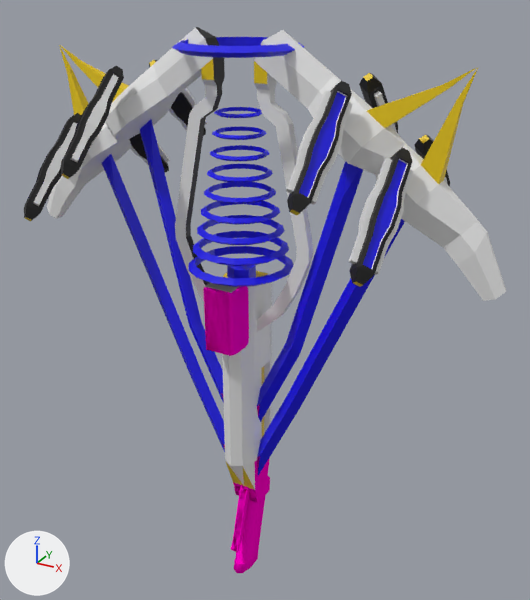
The Blender file devsrc/blender_files/jdeivid/ruina/v2/laser_cannon_v2.blend, before and after one commit.
Both versions are drawn from a camera (50 mm lens) standing at (37.6, -61.1, 56.1) and looking at (1.4, 4.6, 23.3). Arrows for +X, +Y and +Z are at lower left; the lights stay in place. The picture after the commit comes second.

Before the edit, the objects in view are built like this:
```python
me_c_ai_flamethrower = bpy.data.meshes.new('c_ai_flamethrower')
me_c_ai_flamethrower.from_pydata(...)  # 1218 vertices, 1339 faces, 2 loose edges; spans x -27.3..1.9, y -10.4..13.9, z -13.2..51.7
# faces by material slot: [265, 357, 50, 325, 342]
me_c_ai_flamethrower.materials.append(mat_c_ai_flamethrower)  # pink #fc00c4
me_c_ai_flamethrower.materials.append(mat_painted_wood_01)  # white #e7e7e7
me_c_ai_flamethrower.materials.append(mat_c_frying_pan_gold_001)  # yellow #e7c605
me_c_ai_flamethrower.materials.append(mat_blue_001)  # blue #0c00e7
me_c_ai_flamethrower.materials.append(mat_black)  # black #000000
ob_laser_cannon_v2 = bpy.data.objects.new('laser_cannon_v2', me_c_ai_flamethrower)
ob_laser_cannon_v2.location = (0.0, 0.0, 0.0)
_m = ob_laser_cannon_v2.modifiers.new('Mirror', 'MIRROR')
_m.use_clip = True
```
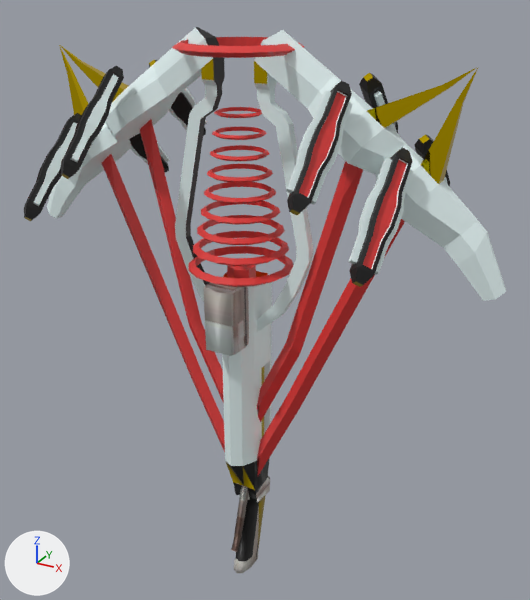
Patch to the scene script:
```diff
--- a/devsrc/blender_files/jdeivid/ruina/v2/laser_cannon_v2.blend.py
+++ b/devsrc/blender_files/jdeivid/ruina/v2/laser_cannon_v2.blend.py
@@ mat_c_invasion_wrangler_laser @@
+mat_c_invasion_wrangler_laser = principled_material('c_invasion_wrangler_laser')
+mat_c_invasion_wrangler_laser.texture = img_c_invasion_wrangler_laser_png  # with its transparency
@@ mat_gold_player @@
+mat_gold_player = principled_material('gold_player')
+mat_gold_player.base_color = (0.8, 0.563, 0.00155)  # yellow #e7c605
+mat_gold_player.metallic = 1.0
+mat_gold_player.roughness = 0.0
@@ me_c_ai_flamethrower @@
-me_c_ai_flamethrower.from_pydata(...)  # 1218 vertices, 1339 faces, 2 loose edges; spans x -27.3..1.9, y -10.4..13.9, z -13.2..51.7
-me_c_ai_flamethrower.materials.append(mat_c_frying_pan_gold_001)  # yellow #e7c605
+me_c_ai_flamethrower.from_pydata(...)  # 1168 vertices, 1216 faces, 2 loose edges; spans x -27.3..0.0, y -10.4..13.9, z -13.2..51.7
+# me_c_ai_flamethrower part 1
+# 83 vertices are removed from x -1.6..1.9, y -3.1..6.2, z -13.2..27.0
+# 172 faces are deleted
+# 11 vertices are added at x -1.0..0.0, y -3.1..6.2, z -13.0..27.0
+# 14 new vertices lie (0.4, 0.0, 0.0) away from vertices in x -0.4, y -0.8..3.3, z -13.2..-1.5
+# 8 new vertices lie (1.6, 0.0, 0.0) away from vertices in x -1.6, y -2.3..0.3, z 19.7..27.0
+# 38 new faces join them, mat_painted_wood_01 (picture img_painted_wood_01_png)
+# 4 new faces join them, mat_gold_player (yellow #e7c605)
+# 7 new faces join them, mat_black (black #000000)
+# me_c_ai_flamethrower part 2: 86 faces spanning x -1.9..0.0, y -3.1..6.2, z -13.2..27.0 switch from mat_c_ai_flamethrower (pink #fc00c4) to mat_painted_wood_01 (picture img_painted_wood_01_png)
+# me_c_ai_flamethrower part 3: 10 faces spanning x -2.3..0.0, y 0.4..5.5, z -11.5..4.0 switch from mat_c_ai_flamethrower (pink #fc00c4) to mat_black (black #000000)
+# me_c_ai_flamethrower part 4: 3 faces spanning x -1.1, y 3.5..5.6, z -11.6..-3.3 switch from mat_c_ai_flamethrower (pink #fc00c4) to mat_gold_player (yellow #e7c605)
+# me_c_ai_flamethrower part 5: 2 faces spanning x -2.6..0.0, y 1.3..2.7, z 1.0..11.9 switch from mat_c_ai_flamethrower (pink #fc00c4) to mat_c_invasion_wrangler_laser (picture img_c_invasion_wrangler_laser_png)
+# me_c_ai_flamethrower part 6: 2 faces spanning x -2.0..0.0, y -1.0..1.8, z -0.8..4.0 switch from mat_painted_wood_01 (white #e7e7e7) to mat_black (black #000000)
+# me_c_ai_flamethrower part 7: 323 faces spanning x -18.9..0.0, y -9.6..13.1, z 1.0..50.6 switch from mat_blue_001 (blue #0c00e7) to mat_c_invasion_wrangler_laser (picture img_c_invasion_wrangler_laser_png)
```

Pixel boxes [x1, y1, x2, y2] of what changed, in the pictures (530 x 600 px):
part 1 of me_c_ai_flamethrower, cut back
    before: [203, 283, 258, 566]
    after: [203, 283, 258, 552]
part 2 of me_c_ai_flamethrower, recoloured
    both: [204, 284, 270, 573]
part 3 of me_c_ai_flamethrower, recoloured (pink to black)
    both: [236, 457, 270, 561]
part 4 of me_c_ai_flamethrower, recoloured
    both: [258, 495, 266, 548]
part 5 of me_c_ai_flamethrower, recoloured
    both: [222, 394, 260, 468]
part 6 of me_c_ai_flamethrower, recoloured (white to black)
    both: [227, 462, 255, 489]
part 7 of me_c_ai_flamethrower, recoloured (blue to red)
    both: [102, 37, 407, 475]
